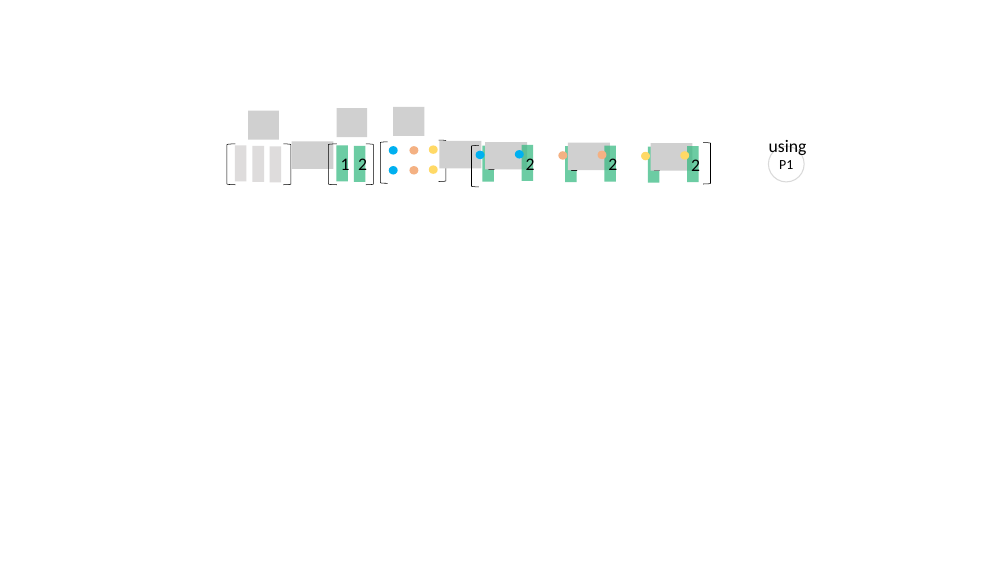
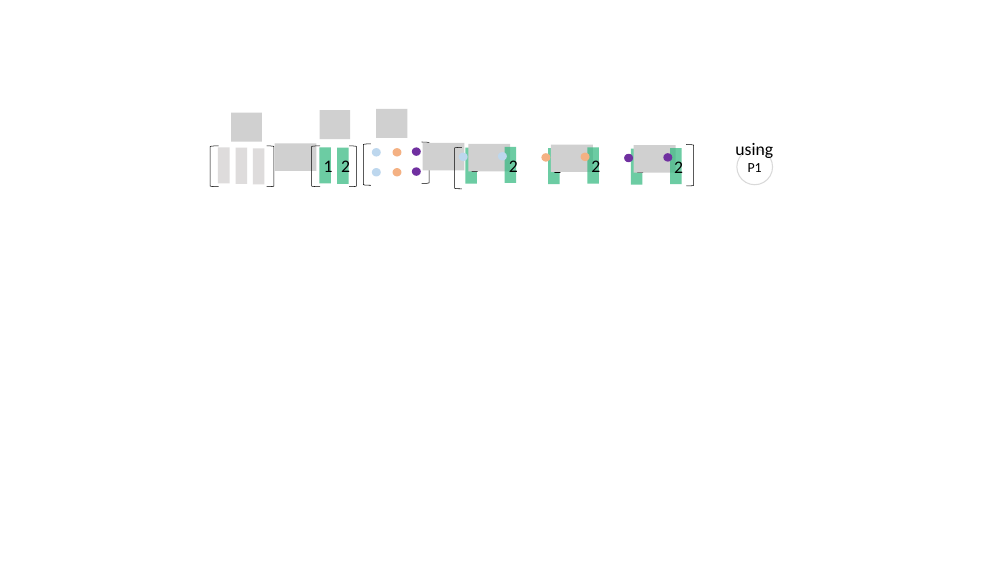
Before and after one commit to kenjihiranabe/The-Art-of-Linear-Algebra, a slide deck: slide 36 of Illustrations-j.pptx. Drawn at 1008x567 pixels with LibreOffice and Linux fonts; fonts in the diff are those of the drawing; grey boxes stand for pictures. Boxes give left, top, right and bottom in pixels: in the first picture for what was removed or moved away, otherwise in the second. Text is boxed around its words. In the diff, an @@ line names an element or a change of style, - is before the commit and + after.

```diff
--- a/Illustrations-j.pptx
+++ b/Illustrations-j.pptx
@@ rectangle: place and size @@
-rectangle at [270, 147, 281, 183]
+rectangle at [218, 147, 229, 184]
@@ left bracket: place and size @@
-left bracket at [380, 142, 388, 184]
+left bracket at [349, 146, 357, 187]
@@ left bracket at [349, 146, 357, 187]: mirrored @@
@@ left bracket at [364, 144, 371, 185]: mirrored @@
@@ 7 rectangles, 6 pictures, 6 ellipses, 5 left brackets: place and size @@
-7 rectangles, 6 pictures, 6 ellipses, 5 left brackets at [227, 107, 711, 185]
+7 rectangles, 6 pictures, 6 ellipses, 5 left brackets at [210, 109, 694, 187]
@@ 2 ellipses, 1 rectangle, 1 left bracket: place and size @@
-2 ellipses, 1 rectangle, 1 left bracket at [410, 145, 577, 187]
+2 ellipses, 1 rectangle, 1 left bracket at [392, 147, 560, 189]
@@ text "using": place and size @@
-text "using" at [769, 140, 807, 155]
+text "using" at [735, 143, 773, 158]
@@ ellipse "P1": place and size @@
-ellipse "P1" at [768, 146, 804, 181]
+ellipse "P1" at [737, 149, 773, 185]
@@ 2 ellipses, 1 picture: place and size @@
-2 ellipses, 1 picture at [248, 110, 606, 159]
+2 ellipses, 1 picture at [231, 113, 590, 161]
@@ fill #00B0F0 to #BDD7EE in 4 elements at [372, 168, 381, 176], [498, 152, 507, 160], [372, 148, 381, 157], [459, 153, 468, 161] @@
@@ 2 ellipses, 1 picture: place and size @@
-2 ellipses, 1 picture at [292, 141, 690, 169]
+2 ellipses, 1 picture at [274, 144, 672, 171]
@@ fill #FFD966 to #7030A0 in 4 elements at [412, 167, 421, 175], [625, 154, 634, 162], [412, 147, 421, 156], [663, 154, 672, 162] @@
```
Also in this commit, not shown: 10 other slides changed, 54 other files.
